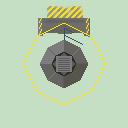
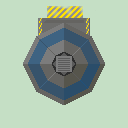
Revision of a layered w=128, h=128 image; what changed, layer by layer:
painted on "Roof" over (x1=23, y1=23, x2=105, y2=105)
painted on "GroundStructure Merged" over (x1=23, y1=23, x2=105, y2=105)
painted on "Background" over (x1=23, y1=23, x2=105, y2=105)
